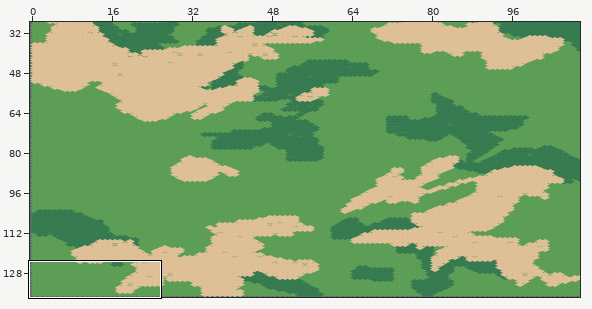
Two versions of a level (Tiled map, RTSGame/Resources/map/map1.tmx). Above: a wide view before the commit, with the close-up outlined.
Close-up. Old version:
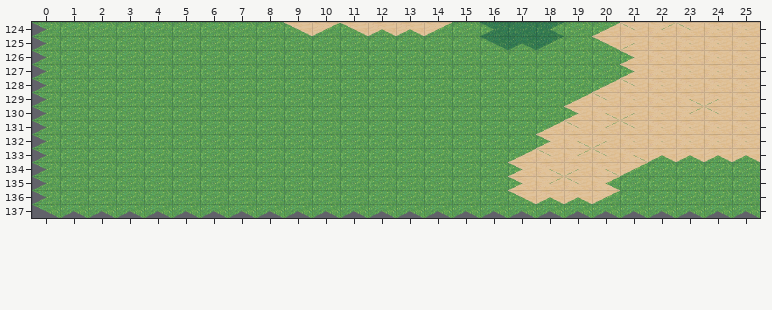
Cells are 48x24 px. Shown: x 0..25, y 124..137. The commit also changed other parts of the map, which this record leaves out.
Now the later version:
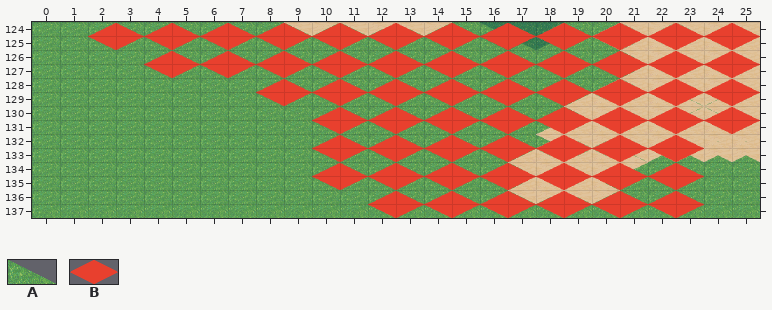
Key: from "001": A 1; from "meta": B 1.
_ is an empty cell.
Tiles of an added or newly shown layer are drawn over the layers below it.
Diff:
Changed rows in their new state; . is an unchanged cell.
Layer "bg" (added):
first column x 0:
124 A.........................
125 A.........................
126 A.........................
127 A.........................
128 A.........................
129 A.........................
130 A.........................
131 A.........................
132 A.........................
133 A.........................
134 A.........................
135 A.........................
136 A.........................
137 AAAAAAAAAAAAAAAAAAAAAAAAAA
Layer "test" (added):
first column x 2:
125 B.B.B.B.B.B.B.B.B.B.B.B
127 ..B.B.B.B.B.B.B.B.B.B.B
129 ......B.B.B.B.B.B.B.B.B
131 ........B.B.B.B.B.B.B.B
133 ........B.B.B.B.B.B.B..
135 ........B.B.B.B.B.B.B..
137 ..........B.B.B.B.B.B..
Pixel boxes of the changes (left, top, right, bottom) in both close-ups:
added: (32, 23, 760, 218)
